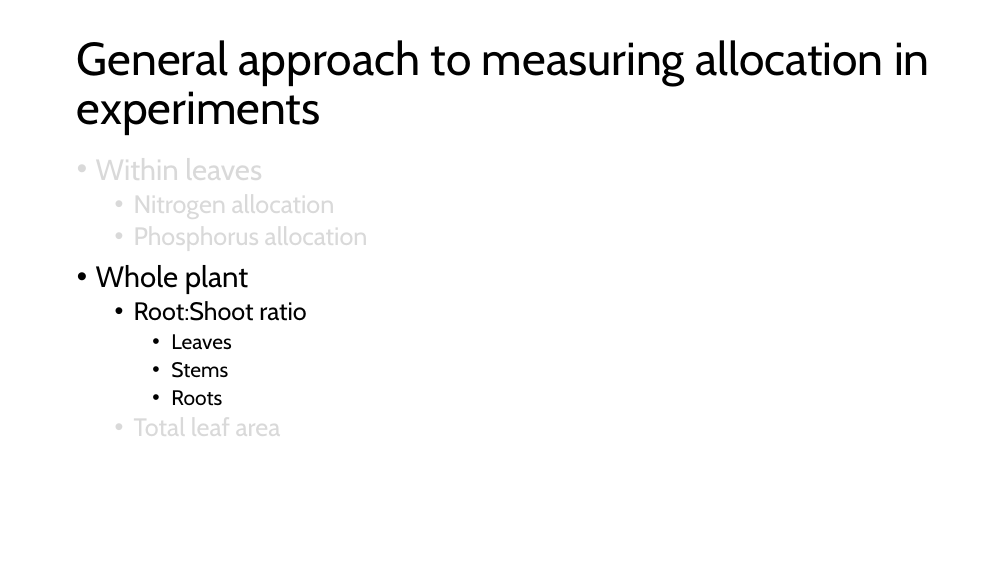
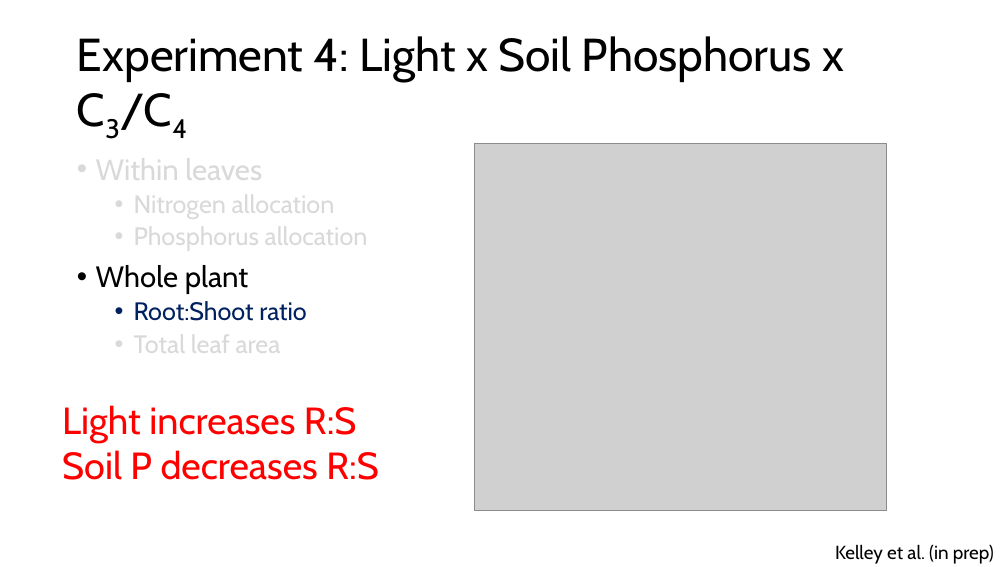
Before and after one commit to SmithEcophysLab/seminar, a slide deck: slide 19 of 2026_lemontree_allocation/src/lt_science_allocation_smith.pptx (slide 8 before the commit). Drawn at 1008x567 pixels with LibreOffice and Linux fonts; fonts in the diff are those of the drawing; grey boxes stand for pictures. Boxes give left, top, right and bottom in pixels: in the first picture for what was removed or moved away, otherwise in the second. Text is boxed around its words. In the diff, an @@ line names an element or a change of style, - is before the commit and + after.

```diff
--- a/2026_lemontree_allocation/src/lt_science_allocation_smith.pptx
+++ b/2026_lemontree_allocation/src/lt_science_allocation_smith.pptx
@@ title at box(77, 36, 844, 82): text changed @@
-General approach to measuring allocation in experiments
+Experiment 4: Light x Soil Phosphorus x C3/C4
@@ picture added at box(475, 144, 887, 510) @@
@@ text at box(134, 301, 306, 321): text colour #000000 to #002060 in "Root:Shoot ratio" @@
@@ text at box(171, 334, 231, 406): paragraphs removed @@
-    • Leaves
-    • Stems
-    • Roots
@@ text added at box(62, 405, 379, 480), 36 pt, text #FF0000 @@
+Light increases R:S
+Soil P decreases R:S
@@ text added at box(835, 544, 994, 564), 18 pt, text #000000 @@
+Kelley et al. (in prep)
```
Also in this commit, not shown: 12 other slides changed.
